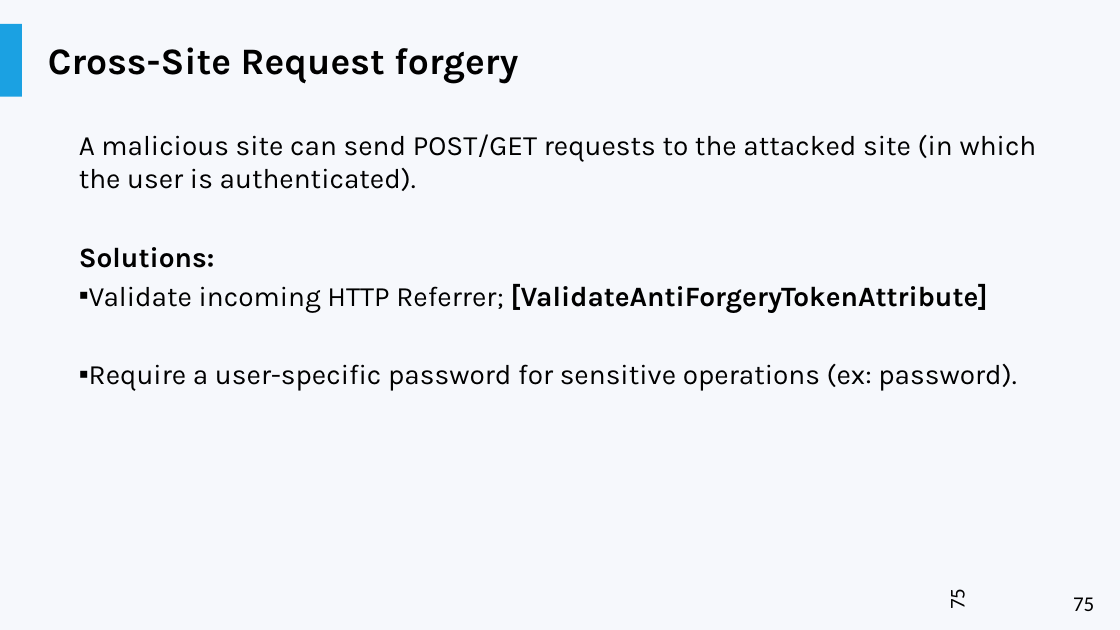
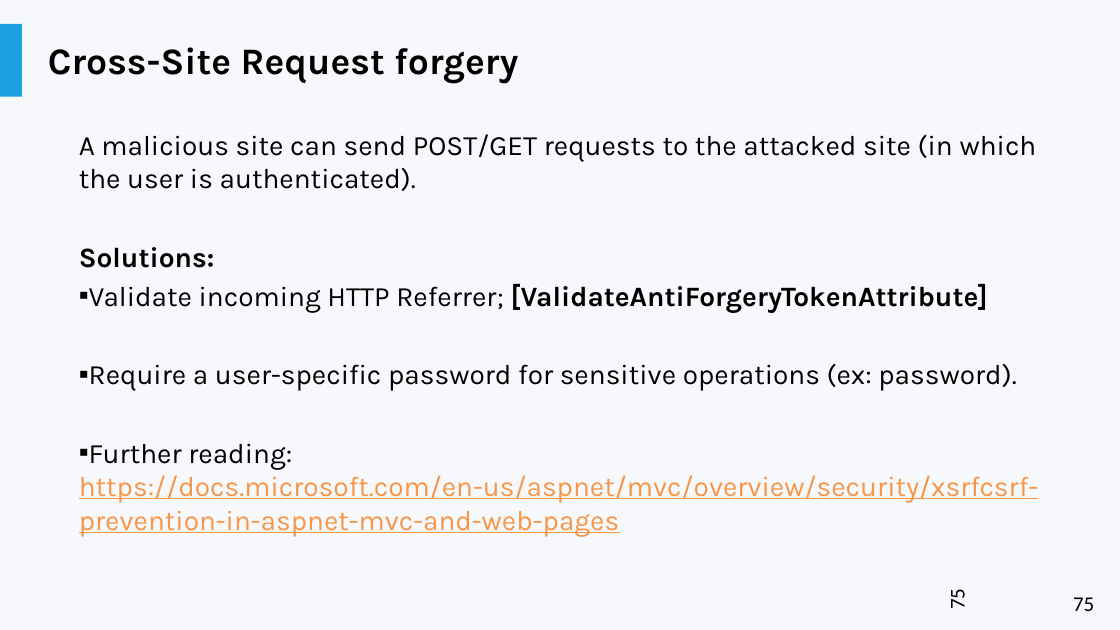
Before and after one commit to liviucotfas/ase-web-and-cloud-applications-security, a slide deck: slide 75 of Presentation.pptx. Drawn at 1120x630 pixels with LibreOffice and Linux fonts; fonts in the diff are those of the drawing. Boxes give left, top, right and bottom in pixels: in the first picture for what was removed or moved away, otherwise in the second. Text is boxed around its words. In the diff, an @@ line names an element or a change of style, - is before the commit and + after.

Commit message:
Updated presentation

```diff
--- a/Presentation.pptx
+++ b/Presentation.pptx
@@ text at (79, 443, 1038, 537): paragraph added @@
+▪ Further reading: https://docs.microsoft.com/en-us/aspnet/mvc/overview/security/xsrfcsrf-prevention-in-aspnet-mvc-and-web-pages
```
